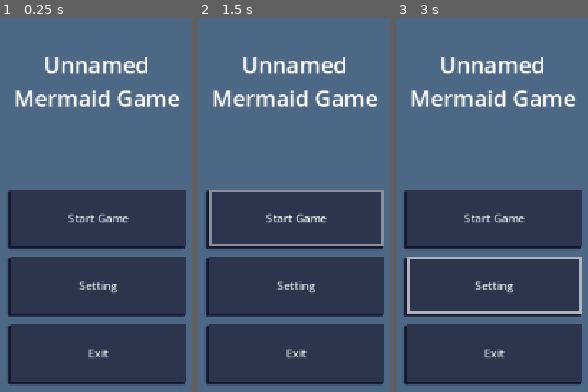
Above: before the commit, frames 1-3 (left to right).
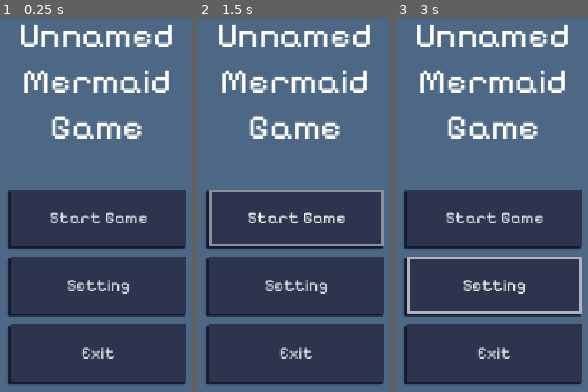
Above: after the commit, the same moments.

Repository: LenaCichewitz/GameJam
Game: Godot game, scene res://scenes/main_scene.tscn
Same seed, same stepped clock (60 frames per second), same inputs: the game is played once before the commit and once after it.
Inputs:
- Up to frame 1 (0.25 s): no input
- Up to frame 2 (1.5 s): click "Start Game" at 0.5 s; click "Start Game" at 1.25 s
- Up to frame 3 (3 s): click "Start Game" at 2 s; click "Setting" at 2.75 s

The runs differ from the first frame. In frame 1, 10% of the frame differs, in the area x 7-94%, y 1-92%; in frame 2, 10%; in frame 3, 10%.

Commit message:
Add Font

Diff:
--- a/main_menu.tscn
+++ b/main_menu.tscn
@@ -1,6 +1,7 @@
 [gd_scene format=3 uid="uid://01r313regslk"]
 
 [ext_resource type="Script" uid="uid://dy40qer85l50f" path="res://main_menu.gd" id="1_06t4h"]
+[ext_resource type="FontFile" uid="uid://crn665n4v4ku3" path="res://Fonts/Pixelify_Sans/PixelifySans-VariableFont_wght.ttf" id="2_7vrkn"]
 
 [sub_resource type="StyleBoxFlat" id="StyleBoxFlat_gf8qy"]
 bg_color = Color(0.29803923, 0.40784314, 0.52156866, 1)
@@ -70,7 +71,8 @@
 theme_override_colors/font_color = Color(0.8745098, 0.8784314, 0.9098039, 1)
 theme_override_colors/font_focus_color = Color(0.8745098, 0.8784314, 0.9098039, 1)
 theme_override_colors/font_pressed_color = Color(0.8745098, 0.8784314, 0.9098039, 1)
-theme_override_font_sizes/font_size = 16
+theme_override_fonts/font = ExtResource("2_7vrkn")
+theme_override_font_sizes/font_size = 24
 theme_override_styles/normal = SubResource("StyleBoxFlat_v8y12")
 theme_override_styles/pressed = SubResource("StyleBoxFlat_7vrkn")
 theme_override_styles/hover = SubResource("StyleBoxFlat_06t4h")
@@ -84,7 +86,8 @@
 theme_override_colors/font_color = Color(0.8745098, 0.8784314, 0.9098039, 1)
 theme_override_colors/font_focus_color = Color(0.8745098, 0.8784314, 0.9098039, 1)
 theme_override_colors/font_pressed_color = Color(0.8745098, 0.8784314, 0.9098039, 1)
-theme_override_font_sizes/font_size = 16
+theme_override_fonts/font = ExtResource("2_7vrkn")
+theme_override_font_sizes/font_size = 24
 theme_override_styles/normal = SubResource("StyleBoxFlat_v8y12")
 theme_override_styles/pressed = SubResource("StyleBoxFlat_7vrkn")
 theme_override_styles/hover = SubResource("StyleBoxFlat_fu7sn")
@@ -98,7 +101,8 @@
 theme_override_colors/font_color = Color(0.8745098, 0.8784314, 0.9098039, 1)
 theme_override_colors/font_focus_color = Color(0.8745098, 0.8784314, 0.9098039, 1)
 theme_override_colors/font_pressed_color = Color(0.8745098, 0.8784314, 0.9098039, 1)
-theme_override_font_sizes/font_size = 16
+theme_override_fonts/font = ExtResource("2_7vrkn")
+theme_override_font_sizes/font_size = 24
 theme_override_styles/normal = SubResource("StyleBoxFlat_v8y12")
 theme_override_styles/pressed = SubResource("StyleBoxFlat_7vrkn")
 theme_override_styles/hover = SubResource("StyleBoxFlat_fu7sn")
@@ -112,7 +116,8 @@
 offset_top = 27.0
 offset_right = 345.0
 offset_bottom = 297.0
-theme_override_font_sizes/font_size = 32
+theme_override_fonts/font = ExtResource("2_7vrkn")
+theme_override_font_sizes/font_size = 52
 text = "Unnamed Mermaid Game"
 horizontal_alignment = 1
 vertical_alignment = 1
Not shown, added: Fonts/Pixelify_Sans/OFL.txt
Binary file added: Fonts/Pixelify_Sans/PixelifySans-VariableFont_wght.ttf
Not shown, added: Fonts/Pixelify_Sans/PixelifySans-VariableFont_wght.ttf.import
Not shown, added: Fonts/Pixelify_Sans/README.txt
Binary file added: Fonts/Pixelify_Sans/static/PixelifySans-Bold.ttf
Not shown, added: Fonts/Pixelify_Sans/static/PixelifySans-Bold.ttf.import
Binary file added: Fonts/Pixelify_Sans/static/PixelifySans-Medium.ttf
Not shown, added: Fonts/Pixelify_Sans/static/PixelifySans-Medium.ttf.import
Binary file added: Fonts/Pixelify_Sans/static/PixelifySans-Regular.ttf
Not shown, added: Fonts/Pixelify_Sans/static/PixelifySans-Regular.ttf.import
Binary file added: Fonts/Pixelify_Sans/static/PixelifySans-SemiBold.ttf
Not shown, added: Fonts/Pixelify_Sans/static/PixelifySans-SemiBold.ttf.import
